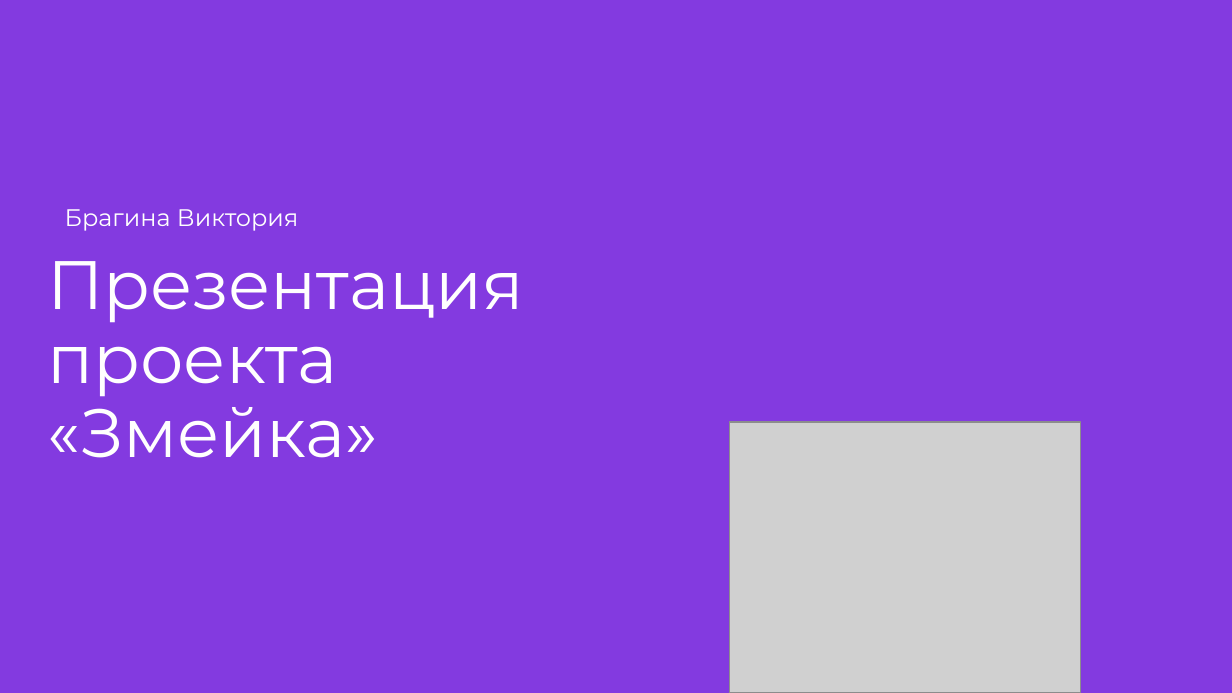
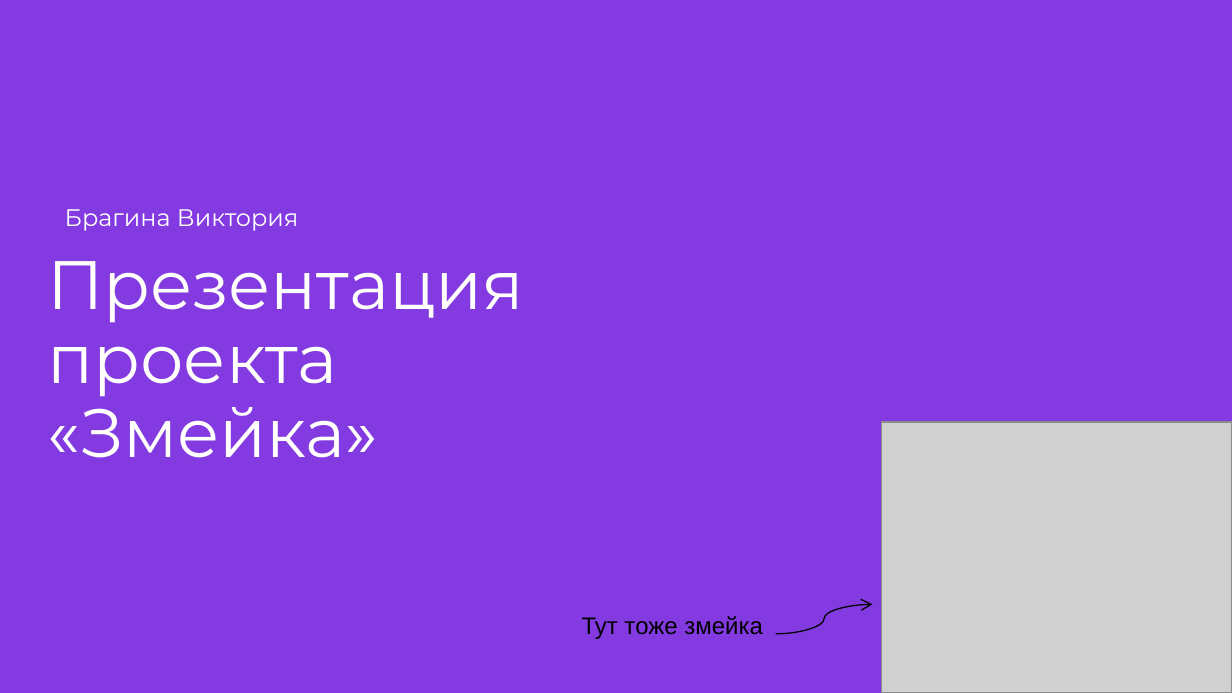
Before and after one commit to kilsythh/zmeika, a slide deck: slide 1 of М7У5. Презентация проекта.pptx. Drawn at 1232x693 pixels with LibreOffice and Linux fonts; fonts in the diff are those of the drawing; grey boxes stand for pictures; background and template pictures are left out. Boxes give left, top, right and bottom in pixels: in the first picture for what was removed or moved away, otherwise in the second. Text is boxed around its words. In the diff, an @@ line names an element or a change of style, - is before the commit and + after.

```diff
--- a/М7У5. Презентация проекта.pptx
+++ b/М7У5. Презентация проекта.pptx
@@ picture moved from (x1=729, y1=423, x2=1080, y2=693) to (x1=881, y1=423, x2=1232, y2=693) @@
@@ text added at (x1=582, y1=616, x2=763, y2=639), 14 pt, text #000000 @@
+Тут тоже змейка
@@ curved arrow added from (776, 634) to (872, 605), #000000 0.75 pt @@
```
Also in this commit, not shown: 3 other slides changed, 2 slides added, 2 slides removed.
